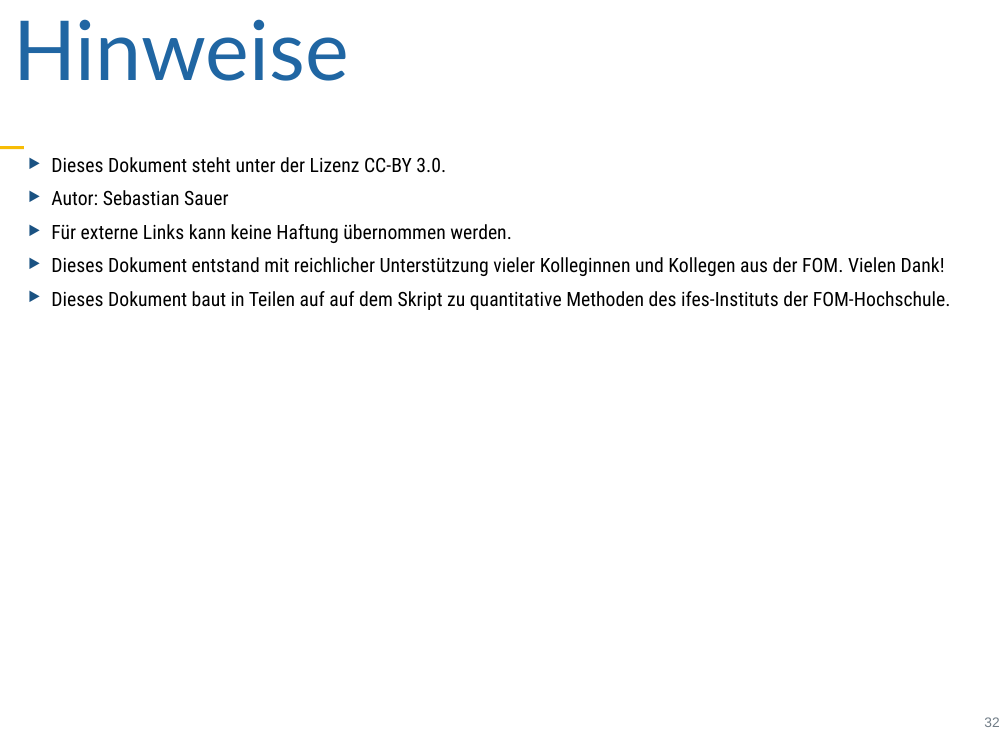
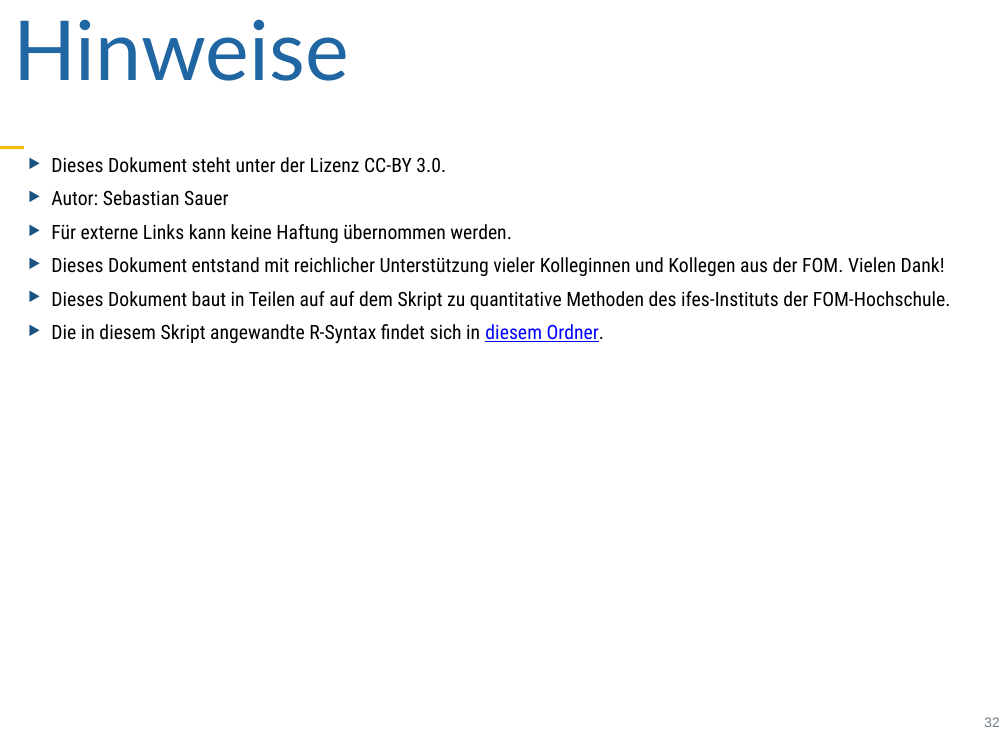
Before and after one commit to sebastiansauer/vorhersagemodellierung, a slide deck: slide 32 of Skript-Folien/QM1-Thema11.pptx. Drawn at 1008x756 pixels with LibreOffice and Linux fonts; fonts in the diff are those of the drawing. Boxes give left, top, right and bottom in pixels: in the first picture for what was removed or moved away, otherwise in the second. Text is boxed around its words. In the diff, an @@ line names an element or a change of style, - is before the commit and + after.

```diff
--- a/Skript-Folien/QM1-Thema11.pptx
+++ b/Skript-Folien/QM1-Thema11.pptx
@@ text at (51,324,605,343): paragraph added @@
+‣ Die in diesem Skript angewandte R-Syntax findet sich in diesem Ordner.
```
Also in this commit, not shown: 20 other slides changed, 6 other files.
